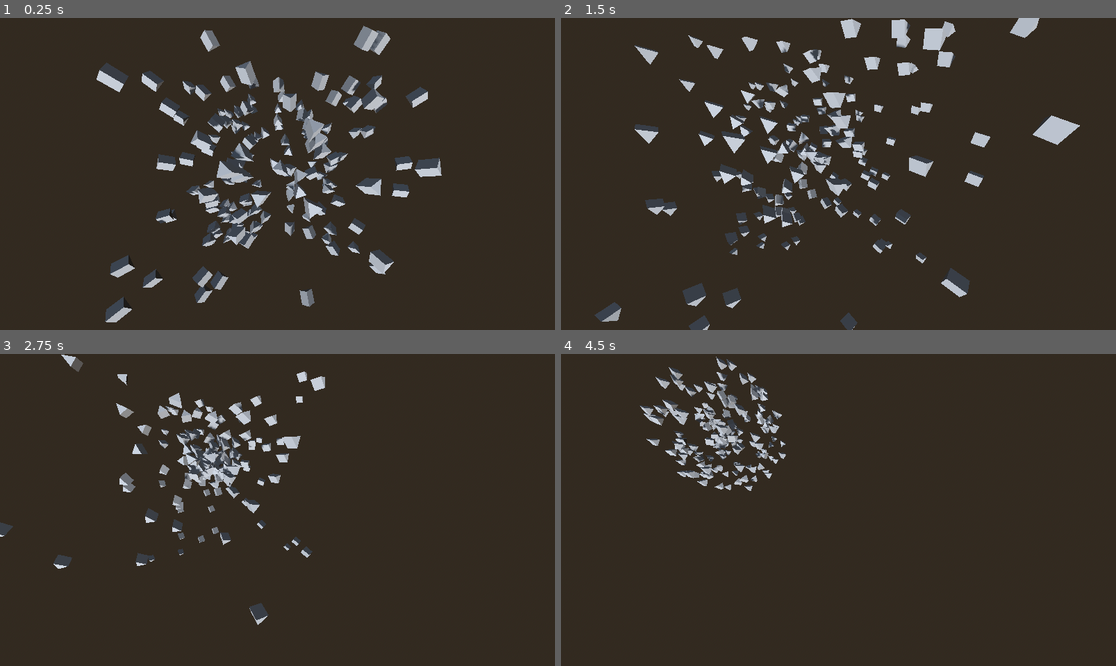
Above: before the commit, frames 1-4 (two rows, left to right).
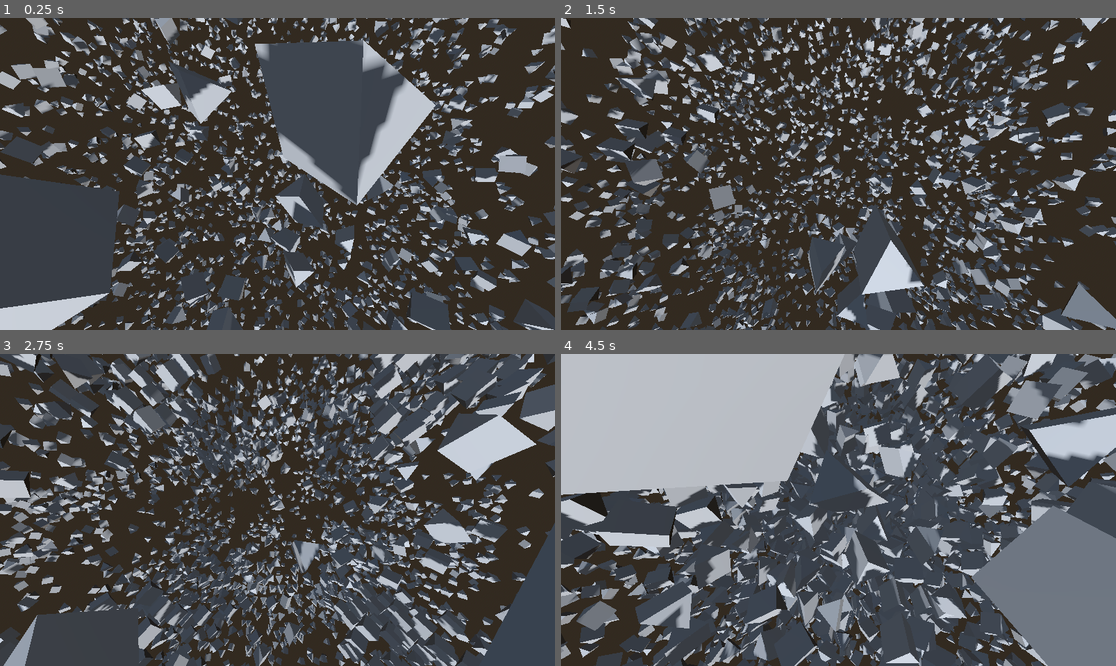
Above: after the commit, the same moments.

Repository: roussineau/FlockingSimulation
Game: Godot game, scene res://scenes/main/main.tscn
Two runs of this game, one before a commit and one after it. Both use one fixed random seed, a clock stepped at 60 frames per second and the inputs below. The project has no main scene, so this scene is started directly.
Inputs:
- Up to frame 1 (0.25 s): no input
- Up to frame 2 (1.5 s): no input
- Up to frame 3 (2.75 s): no input
- Up to frame 4 (4.5 s): no input

The runs differ from the first frame. In frame 1, 51% of the frame differs, in the area x 0-100%, y 0-100%; in frame 2, 42%; in frame 3, 58%; in frame 4, 87%.

Commit message:
Refactor: Data Oriented Design (2000 boids)

Diff:
--- a/scenes/main/flock_manager/flock_manager.gd
+++ b/scenes/main/flock_manager/flock_manager.gd
@@ -1,31 +1,128 @@
 extends Node3D
 
-# Step 1: load
-@export var boid_scene: PackedScene
+# Data Oriented Design
 
+@export var mesh_source: Mesh
+var count: int = 5000
+var perception_radius: float = 3.0
+var safe_radius: float = 45
+
+const MAX_SPEED: float = 25
+const MAX_FORCE: float = 0.9 # Inercy
+
+# Weights (rules)
+const W_SEPARATION: float = 2
+const W_ALIGNMENT: float = 3
+const W_COHESION: float = 2
+
+# Rendering system
+var _multimesh_instance: MultiMeshInstance3D
+# Grid
 var _grid: SpatialGrid
+# Pure data, contiguous memory
+var _positions: PackedVector3Array
+var _velocities: PackedVector3Array
 
 func _ready() -> void:
-	var i: int = 0
-	var rng = RandomNumberGenerator.new()
-	var perception_radius: float
-	while i < 163:
-		var x = rng.randf_range(-8.0, 8.0)
-		var y = rng.randf_range(-8.0, 8.0)
-		var z = rng.randf_range(-8.0, 8.0)
-		# Step 2: instantiate
-		var boid = boid_scene.instantiate()
-		boid.setup(Vector3(x, y, z), Vector3(x, y, z), 5)
-		# Step 3: Add child
-		add_child(boid)
-		i+=1
+	_positions.resize(count)
+	_velocities.resize(count)
+	# Spawn
+	for i in range(count):
+		_positions[i] = Vector3(randf_range(-safe_radius,safe_radius),randf_range(-safe_radius,safe_radius),randf_range(-safe_radius,safe_radius))
+		_velocities[i] = Vector3(randf_range(-1.5,1.5),randf_range(-1.5,1.5),randf_range(-1.5,1.5))
+
+	_setup_multimesh()
+
+	# Create grid
 	_grid = SpatialGrid.new(perception_radius)
 
-func _physics_process(delta: float) -> void:
-	# Clean the old grid
+func _setup_multimesh():
+	_multimesh_instance = MultiMeshInstance3D.new()
+	var multimesh = MultiMesh.new()
+
+	# Performative config
+	multimesh.transform_format = MultiMesh.TRANSFORM_3D
+	multimesh.mesh = mesh_source
+	multimesh.instance_count = count
+
+	# Add child
+	_multimesh_instance.multimesh = multimesh
+	add_child(_multimesh_instance)
+
+func _process(delta: float) -> void:
+	# Maths
+	_update_boids_logic(delta)
+	# Visuals
+	_update_visuals()
+
+func _update_boids_logic(delta: float) -> void:
 	_grid.clear()
-	# Fill the new grid
-	for child in get_children():
-		if child.has_method("setup"): # Quick check for boids
-			_grid.add_entity(child, child.global_position)
-			child.set_context_grid(_grid)
+
+	for i in range(count):
+		_grid.add_entity(i, _positions[i])
+
+	for i in range(count):
+		var current_pos = _positions[i]
+		var current_vel = _velocities[i]
+		var neighbor_indexes = _grid._get_nearby_entities(current_pos)
+
+		# Forces
+		var force: Vector3 = _calculate_flocking_force(i, current_pos, neighbor_indexes)
+
+		# Centering
+		var dist_to_center: float = current_pos.length()
+		if dist_to_center > safe_radius:
+			var return_strength = dist_to_center - safe_radius
+			var dir_to_center: Vector3 = -current_pos.normalized()
+			force += dir_to_center * return_strength
+
+		# Physics
+		current_vel += force * delta
+		current_pos += current_vel * delta
+
+				# Limiting velocity
+		if current_vel.length_squared() > MAX_SPEED*MAX_SPEED:
+			current_vel = current_vel.normalized() * MAX_SPEED
+
+		# Save data
+		_positions[i] = current_pos
+		_velocities[i] = current_vel
+
+func _update_visuals() -> void:
+	for i in range(count):
+		var pos = _positions[i]
+		var vel = _velocities[i]
+		var t = Transform3D()
+		t.origin = pos
+		if vel.length_squared() > 0.01:
+			t = t.looking_at(pos + vel, Vector3.UP)
+		_multimesh_instance.multimesh.set_instance_transform(i, t)
+
+func _calculate_flocking_force(index: int, pos: Vector3, neighbors: Array) -> Vector3:
+	neighbors.erase(index)
+	if neighbors.is_empty():
+		return Vector3.ZERO
+
+	var separation: Vector3 = Vector3.ZERO
+	var alignment: Vector3 = Vector3.ZERO
+	var cohesion: Vector3 = Vector3.ZERO
+	var center_of_mass: Vector3 = Vector3.ZERO
+
+	for neighbor in neighbors:
+		alignment += _velocities[neighbor]
+		center_of_mass += _positions[neighbor]
+		var diff: Vector3 = pos - _positions[neighbor]
+		var dist_sq = diff.length_squared()
+		if dist_sq > 0.001 and dist_sq < perception_radius * perception_radius:
+			separation += diff / dist_sq
+
+	alignment /= neighbors.size()
+	center_of_mass /= neighbors.size()
+
+	cohesion = (center_of_mass - pos).normalized()
+	alignment = alignment.normalized()
+	separation = separation.normalized()
+
+	var total_force: Vector3 = (separation * W_SEPARATION) + (alignment * W_ALIGNMENT) + (cohesion * W_COHESION)
+
+	return total_force * MAX_FORCE
--- a/scenes/main/main.tscn
+++ b/scenes/main/main.tscn
@@ -1,6 +1,8 @@
 [gd_scene format=3 uid="uid://duvp3vwun7der"]
 
 [ext_resource type="PackedScene" uid="uid://blpinudswdbhi" path="res://scenes/main/flock_manager/flock_manager.tscn" id="1_hyk8p"]
+
+[sub_resource type="PrismMesh" id="PrismMesh_hyk8p"]
 
 [sub_resource type="ProceduralSkyMaterial" id="ProceduralSkyMaterial_vom5j"]
 
@@ -14,6 +16,7 @@
 [node name="Main" type="Node3D" unique_id=538035802]
 
 [node name="FlockManager" parent="." unique_id=817338267 instance=ExtResource("1_hyk8p")]
+mesh_source = SubResource("PrismMesh_hyk8p")
 
 [node name="DirectionalLight3D" type="DirectionalLight3D" parent="." unique_id=1989911847]
 transform = Transform3D(1, 0, 0, 0, 0.70710677, 0.70710677, 0, -0.70710677, 0.70710677, 0, 0, 0)
Empty file added: scripts/boid_data.gd
Not shown, added: scripts/boid_data.gd.uid
